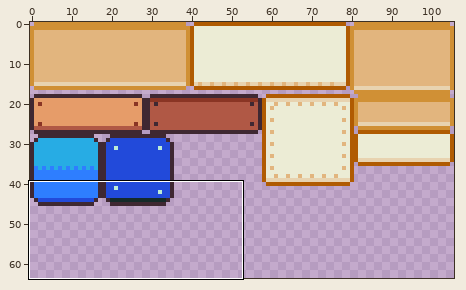
File history of a pixel-art file, art_src/zen_farm/ui_parts.aseprite. The picture above shows the old version from afar; the outline marks the close-up.
Close-up. Old version:
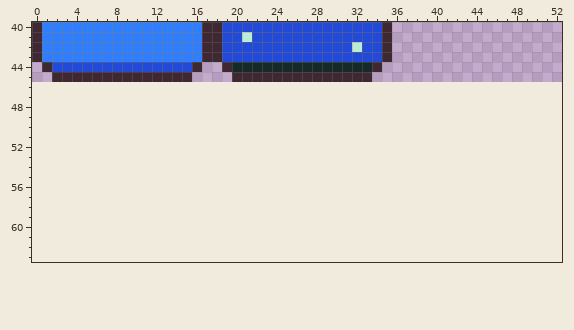
106x46 pixels, 1 frame. Shown: x 0..52, y 40..63. The old version is drawn lined up with the new one, on the new canvas.
After:
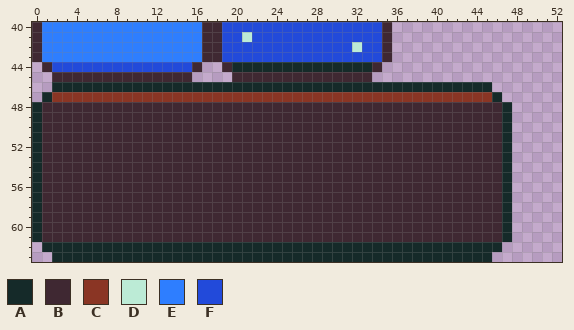
Palette (. is transparent): A #152a29  B #3f2832  C #8a3524  D #bcebd6  E #2e7eff  F #224ada
From old to new:
canvas 106x46 -> 106x64
y 46: x 2..45 ............................................ -> AAAAAAAAAAAAAAAAAAAAAAAAAAAAAAAAAAAAAAAAAAAA
y 47: x 1..46 .............................................. -> ACCCCCCCCCCCCCCCCCCCCCCCCCCCCCCCCCCCCCCCCCCCCA
y 48..61: x 0..47 ................................................ -> ABBBBBBBBBBBBBBBBBBBBBBBBBBBBBBBBBBBBBBBBBBBBBBA
y 62: x 1..46 .............................................. -> AAAAAAAAAAAAAAAAAAAAAAAAAAAAAAAAAAAAAAAAAAAAAA
y 63: x 2..45 ............................................ -> AAAAAAAAAAAAAAAAAAAAAAAAAAAAAAAAAAAAAAAAAAAA
Boxes around the changes in both close-ups, in picture pixels (x1, y1, x2, y2):
added: (32, 82, 512, 262)
